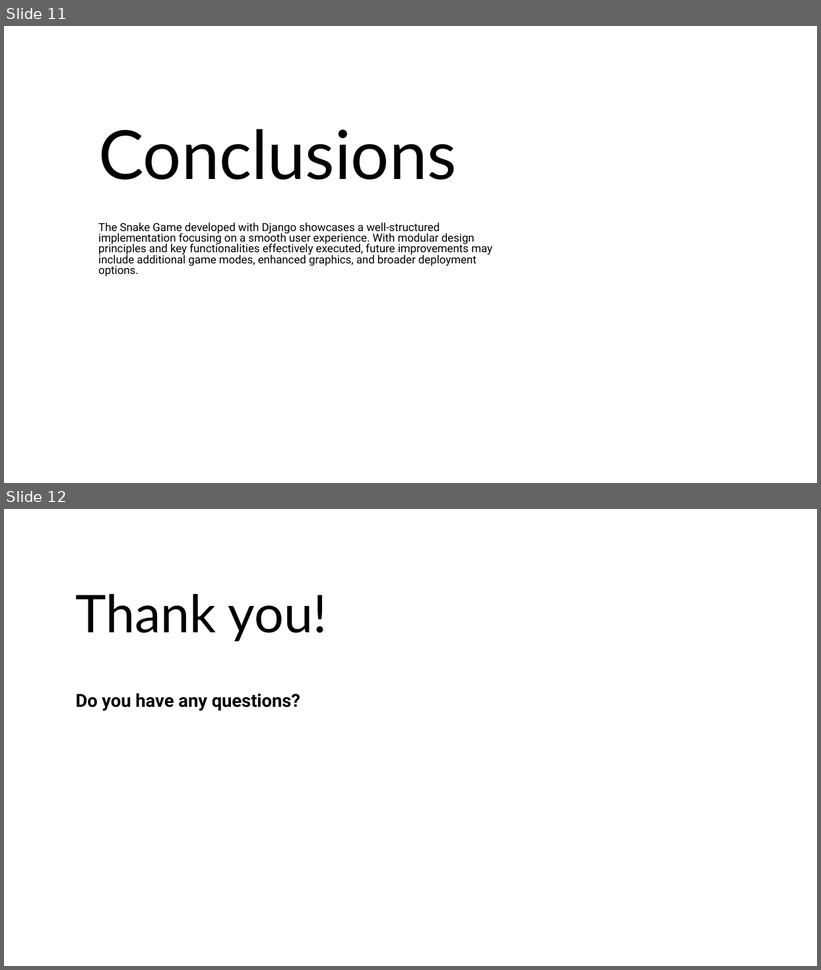
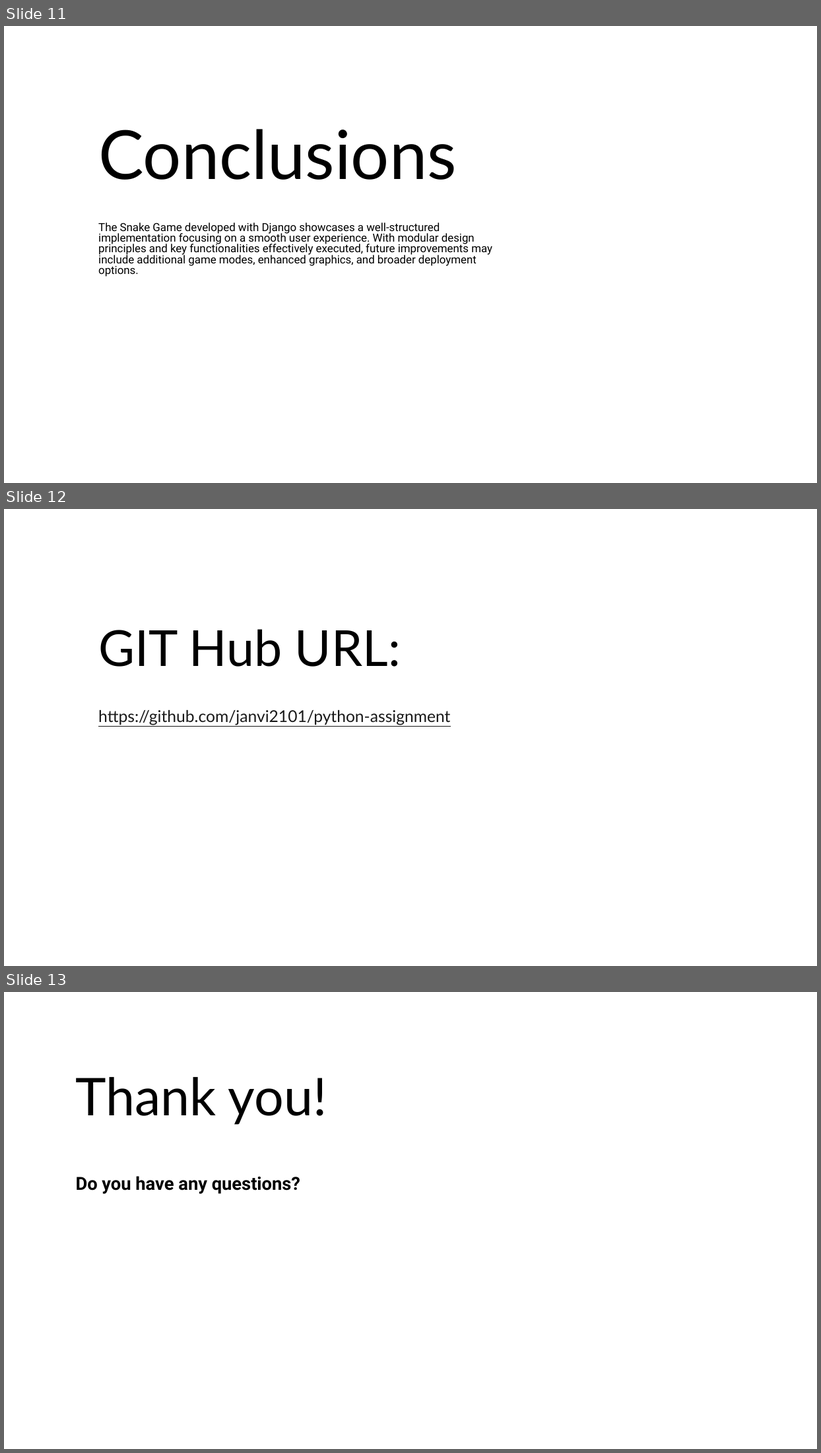
Before and after one commit to janvi2101/python-assignment, a slide deck: Snake-Game-PPT.pptx. Shown one above the other, each under a label of ours: slides 11 and 12 before the commit, slides 11, 12 and 13 after it. The pictures are 821x970 and 821x1453 pixels, drawn with LibreOffice and Linux fonts; fonts in the diff are those of the drawing; background and template pictures are left out. Boxes give left, top, right and bottom in pixels: in the first picture for what was removed or moved away, otherwise in the second. Text is boxed around its words. In the diff, an @@ line names an element or a change of style, - is before the commit and + after.

Commit message:
PPT Done

```diff
--- a/Snake-Game-PPT.pptx
+++ b/Snake-Game-PPT.pptx
@@ slide 12 added at (4, 509, 817, 966), background #FFFFFF @@
@@ title added at (98, 629, 401, 667), 44 pt, text #000000 @@
+GIT Hub URL:
@@ subtitle added at (98, 710, 450, 725), 14.4 pt, text #191919, underline @@
+https://github.com/janvi2101/python-assignment
@@ what was slide 12 is now slide 13 @@
```
Also in this commit, not shown: 1 other file.
